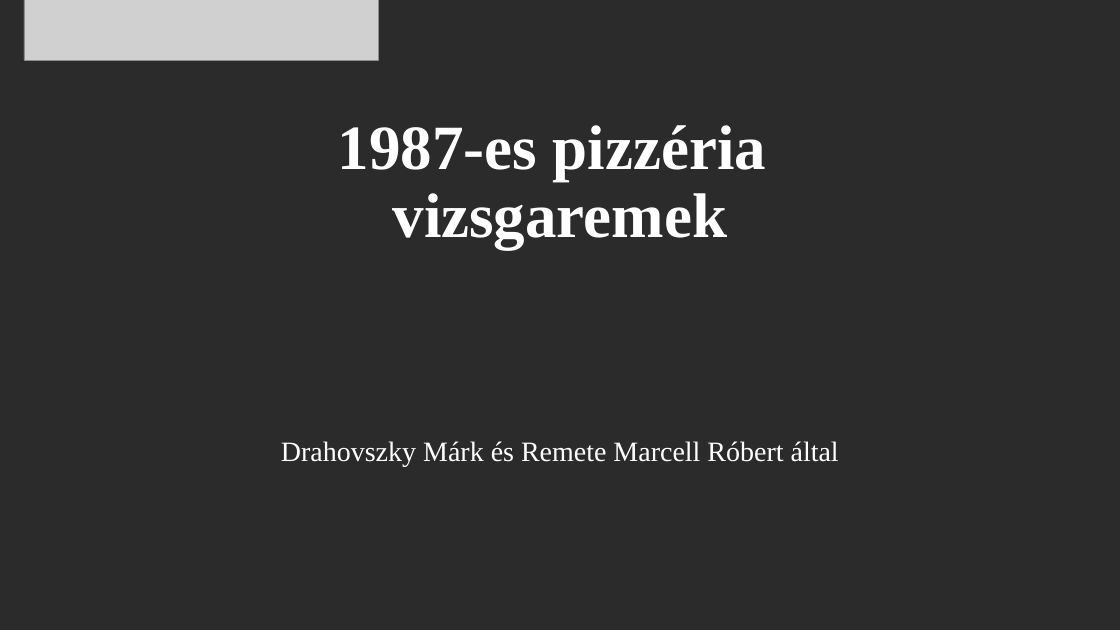
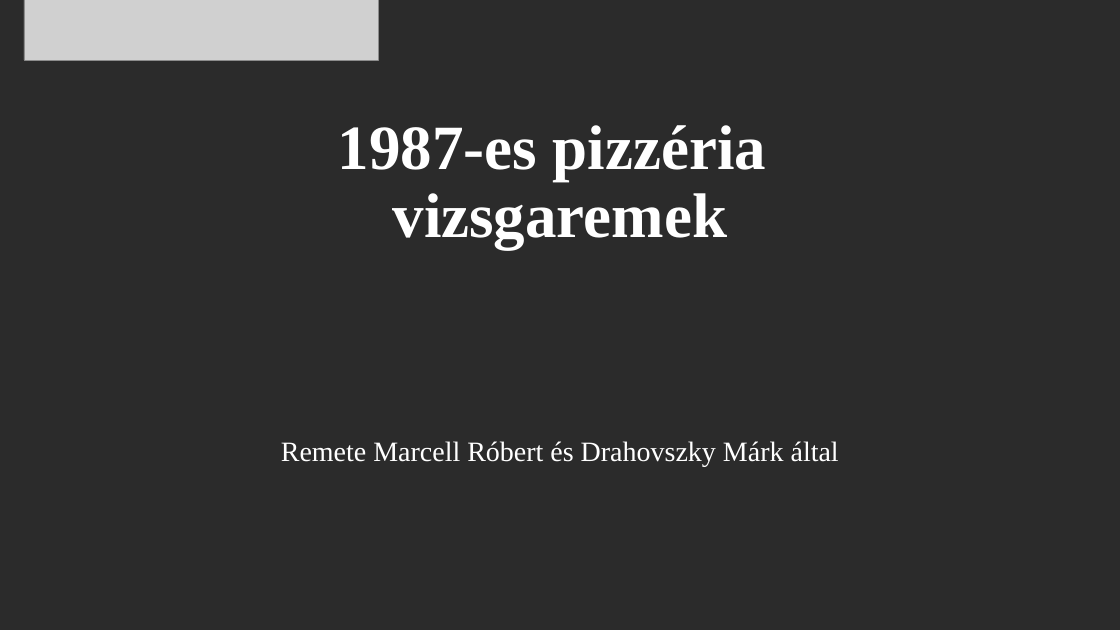
Before and after one commit to MarcellRemete/Pizzeria-weboldal, a slide deck: slide 1 of Vizsgaremek_bemutato.pptx. Drawn at 1120x630 pixels with LibreOffice and Linux fonts; fonts in the diff are those of the drawing; grey boxes stand for pictures; background and template pictures are left out; a plain dark background stands for a picture behind light text. Boxes give left, top, right and bottom in pixels: in the first picture for what was removed or moved away, otherwise in the second. Text is boxed around its words. In the diff, an @@ line names an element or a change of style, - is before the commit and + after.

```diff
--- a/Vizsgaremek_bemutato.pptx
+++ b/Vizsgaremek_bemutato.pptx
@@ subtitle at [281, 441, 839, 466]: text changed @@
-Drahovszky Márk és Remete Marcell Róbert által
+Remete Marcell Róbert és Drahovszky Márk által
```
Also in this commit, not shown: 1 other slide changed.
